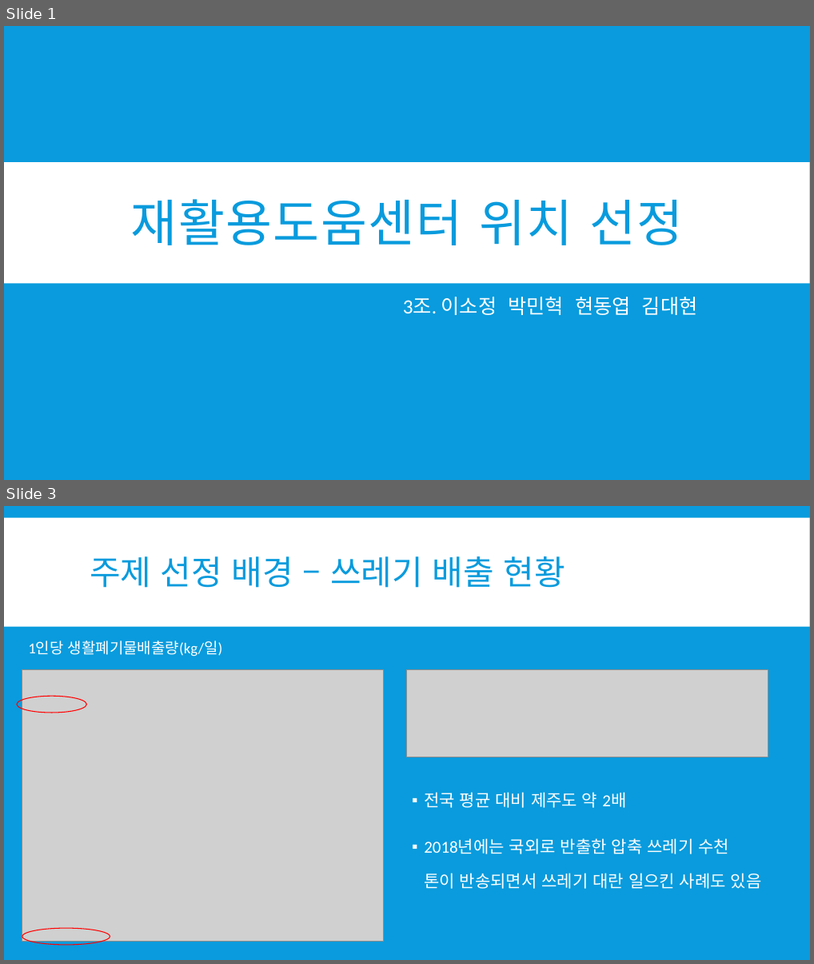
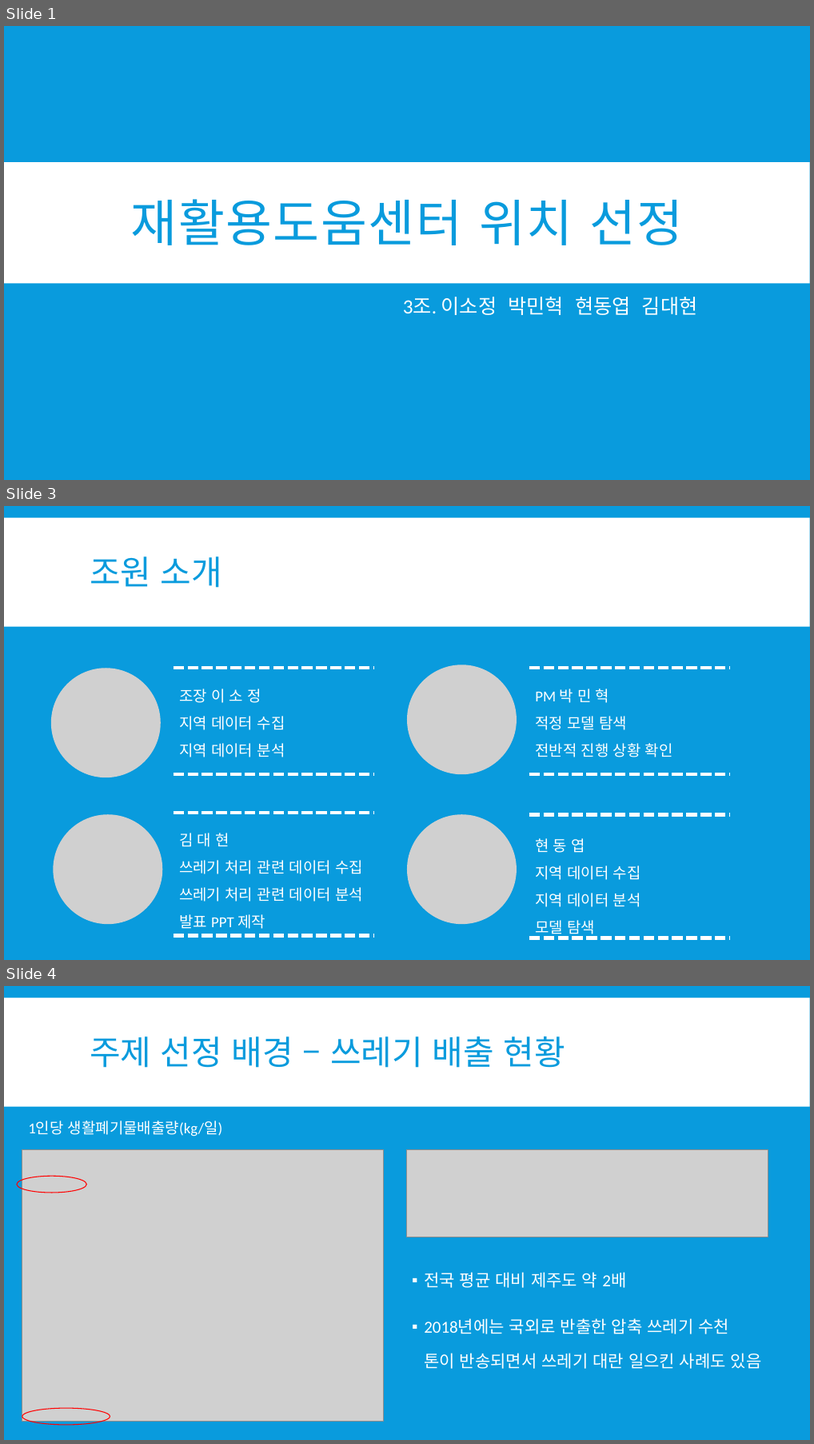
Before and after one commit to so-jeong0127/Python-Project, a slide deck: 재활용도움센터 위치 선정.pptx. Shown one above the other, each under a label of ours: slides 1 and 3 before the commit, slides 1, 3 and 4 after it; the slides between them are not shown. The pictures are 814x964 and 814x1444 pixels, drawn with LibreOffice and Linux fonts; fonts in the diff are those of the drawing; grey boxes stand for pictures. Boxes give left, top, right and bottom in pixels: in the first picture for what was removed or moved away, otherwise in the second. Text is boxed around its words. In the diff, an @@ line names an element or a change of style, - is before the commit and + after.

```diff
--- a/재활용도움센터 위치 선정.pptx
+++ b/재활용도움센터 위치 선정.pptx
@@ slide 3 added at [4,506,810,960], background #099BDD; not listed: 1 template element that a slide beside it also shows @@
@@ title added at [90,556,222,588], 40 pt, text #099BDD @@
+조원 소개
@@ picture added at [51,668,161,778] @@
@@ line added from (174, 668) to (375, 668), #FFFFFF 4.25 pt dashed @@
@@ picture added at [407,664,517,774] @@
@@ line added from (530, 668) to (731, 668), #FFFFFF 4.25 pt dashed @@
@@ text added at [179,688,286,757], 18 pt, text #FFFFFF @@
+조장 이 소 정
+지역 데이터 수집
+지역 데이터 분석
@@ text added at [535,688,674,757], 18 pt, text #FFFFFF @@
+PM 박 민 혁
+적정 모델 탐색
+전반적 진행 상황 확인
@@ line added from (174, 774) to (375, 774), #FFFFFF 4.25 pt dashed @@
@@ line added from (530, 774) to (731, 774), #FFFFFF 4.25 pt dashed @@
@@ picture added at [53,815,162,924] @@
@@ line added from (174, 812) to (375, 812), #FFFFFF 4.25 pt dashed @@
@@ picture added at [407,815,517,924] @@
@@ line added from (530, 815) to (731, 815), #FFFFFF 4.25 pt dashed @@
@@ text added at [179,832,363,928], 18 pt, text #FFFFFF @@
+김 대 현
+쓰레기 처리 관련 데이터 수집
+쓰레기 처리 관련 데이터 분석
+발표 PPT 제작
@@ text added at [535,838,642,936], 18 pt, text #FFFFFF @@
+현 동 엽
+지역 데이터 수집
+지역 데이터 분석
+모델 탐색
@@ line added from (174, 936) to (375, 936), #FFFFFF 4.25 pt dashed @@
@@ line added from (530, 937) to (731, 937), #FFFFFF 4.25 pt dashed @@
@@ what was slide 3 is now slide 4 @@
```
Also in this commit, not shown: 5 slides changed, 1 other slide added.
